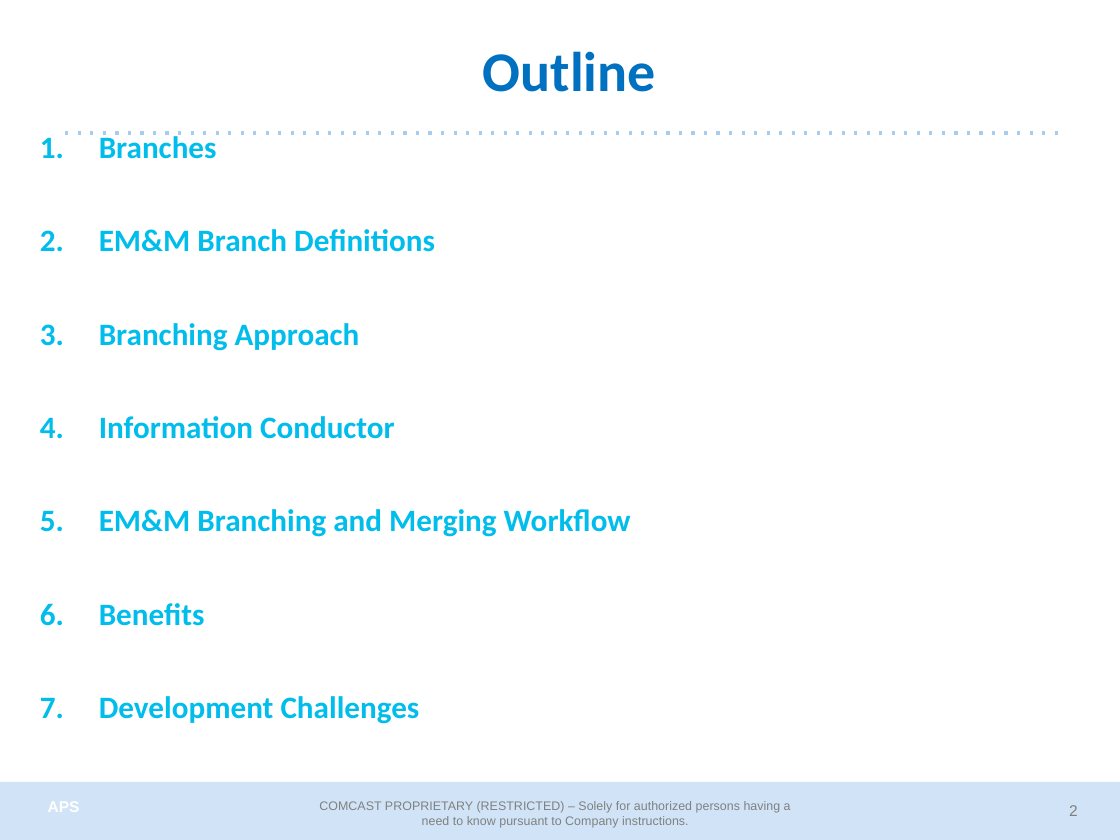
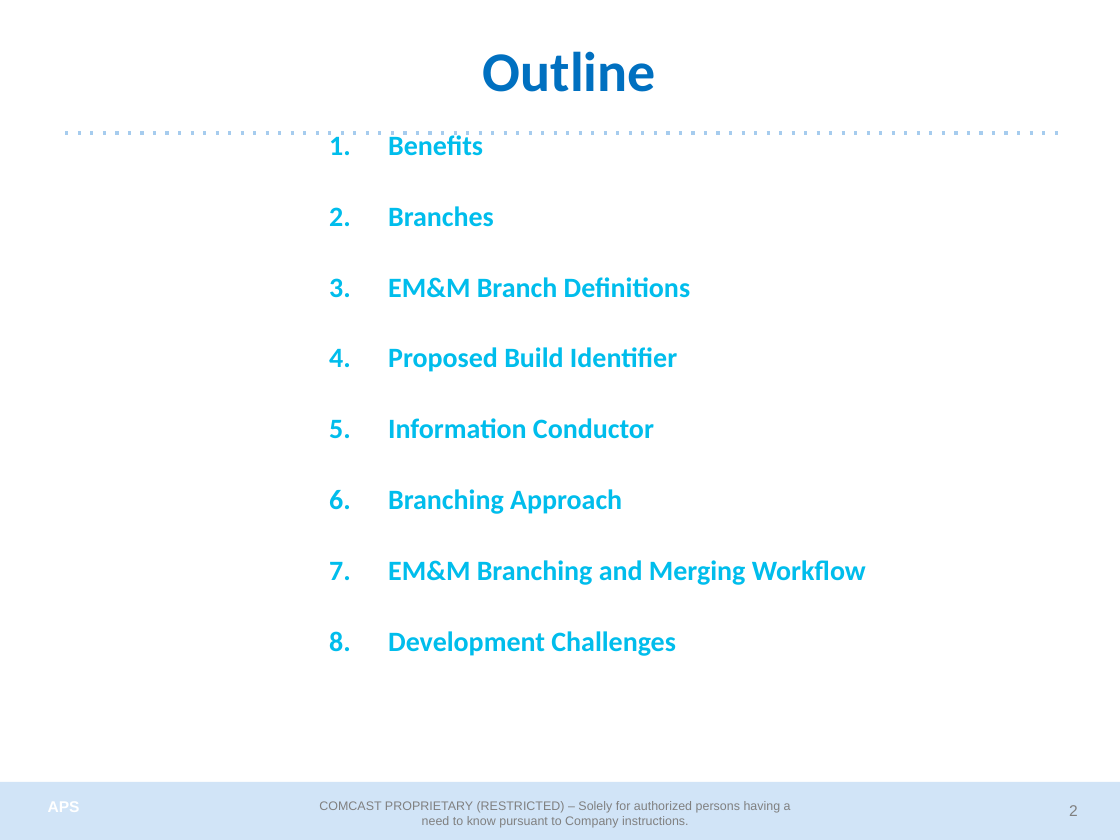
Before and after one commit to cmguy/General-GitSystem, a slide deck: slide 2 of doc/EMM_GitSystem.pptx. Drawn at 1120x840 pixels with LibreOffice and Linux fonts; fonts in the diff are those of the drawing; background and template pictures are left out. Boxes give left, top, right and bottom in pixels: in the first picture for what was removed or moved away, otherwise in the second. Text is boxed around its words. In the diff, an @@ line names an element or a change of style, - is before the commit and + after.

Commit message:
Updates for branch definitions. Includes Admin and User Guide and testing.

```diff
--- a/doc/EMM_GitSystem.pptx
+++ b/doc/EMM_GitSystem.pptx
@@ text "Benefits": place and size @@
-text "Benefits" at bbox=[99, 132, 631, 724]
+text "Benefits" at bbox=[388, 132, 866, 656]
@@ text at bbox=[388, 132, 483, 156]: paragraph added @@
+1. Benefits
@@ text at bbox=[388, 206, 866, 656]: size 20 to 18 pt in "Branches", "EM&M Branch Definitions", "Branching Approach", "EM&M Branching and Merging Workflow" and 1 more places; less space between paragraphs @@
@@ text at bbox=[388, 347, 677, 439]: paragraphs added @@
+4. Proposed Build Identifier
+5. Information Conductor
@@ text at bbox=[99, 416, 395, 439]: paragraph removed @@
-4. Information Conductor
@@ text at bbox=[99, 603, 205, 626]: paragraph removed @@
-6. Benefits
```
Also in this commit, not shown: 7 other slides changed, 2 slides added, 10 other files.
